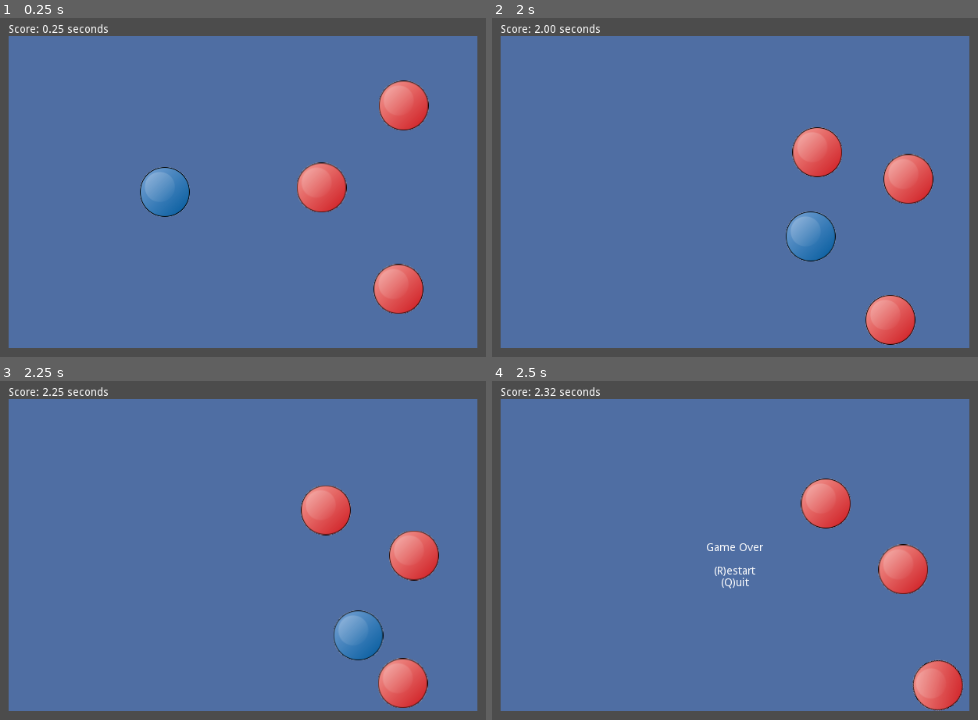
Above: before the commit, frames 1-4 (two rows, left to right).
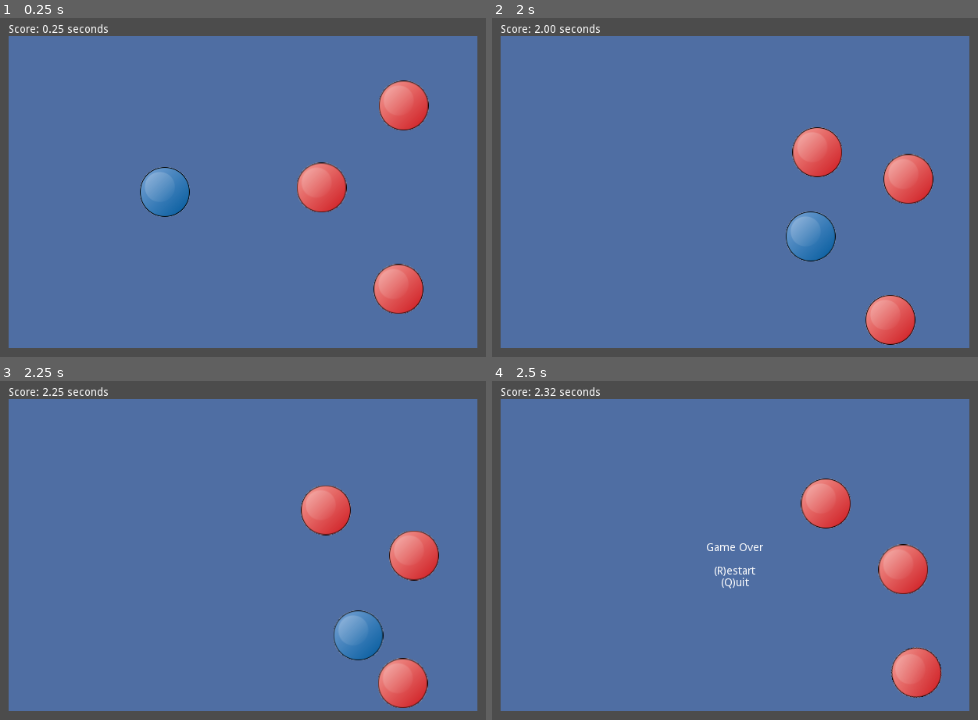
Above: after the commit, the same moments.

Repository: danieljohnson2/Bouncy
Game: Godot game, scene res://Bouncy.tscn
The game is run twice, just before and just after one commit, with the same random seed, the same clock (stepped at 60 frames per second) and the same inputs.
Inputs:
- Up to frame 1 (0.25 s): no input
- Up to frame 2 (2 s): hold Right (ui_right) 0.53-1.28 s; hold Down (ui_down) from 1.28 s (still down)
- Up to frame 3 (2.25 s): release Down (ui_down) at 2.03 s; hold Right (ui_right) from 2.03 s (still down)
- Up to frame 4 (2.5 s): keep holding Right (ui_right)

Frames 1-3 are identical in both runs. In frame 4, 2.0% of the frame differs, in the area x 82-97%, y 78-98%.

Commit message:
Use apply_impulse to move player ball; seems to work better.

Diff:
--- a/Player.gd
+++ b/Player.gd
@@ -24,7 +24,7 @@
 	for action in directions.keys():
 		var acc = fast_acceleration if Input.is_action_pressed("ui_fast") else acceleration
 		if Input.is_action_pressed(action):
-			self.linear_velocity += directions[action] * acc * delta
+			self.apply_impulse(Vector2(), directions[action] * acc * delta)
 
 # Game over if we contact any 'nemisis'
 func _on_Ball_body_entered(body):
Not shown, changed: EvilBall.png.import
